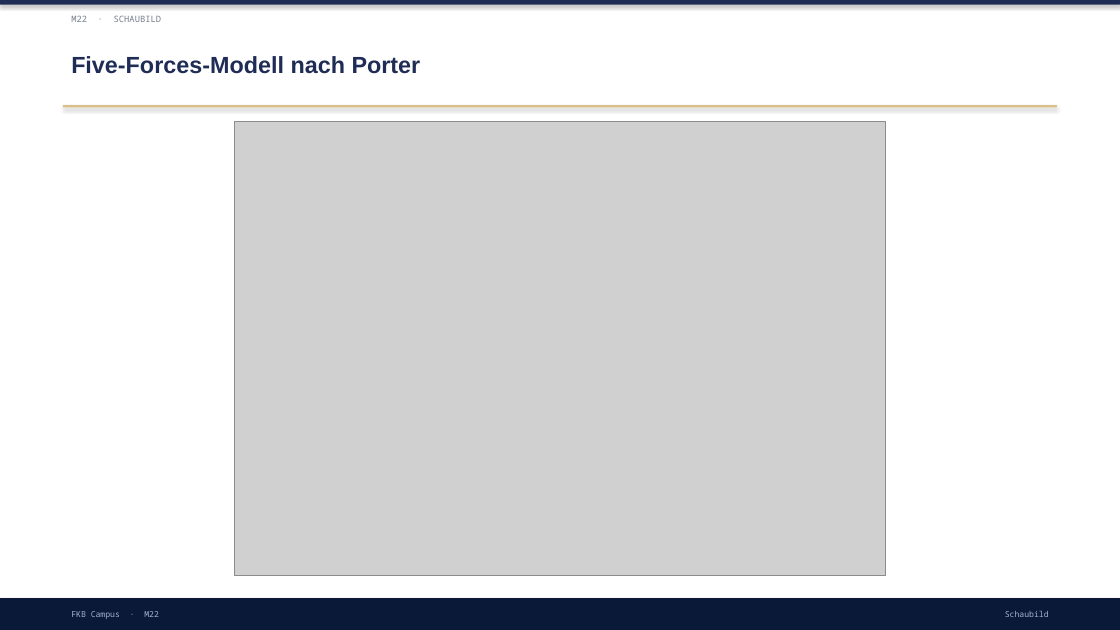
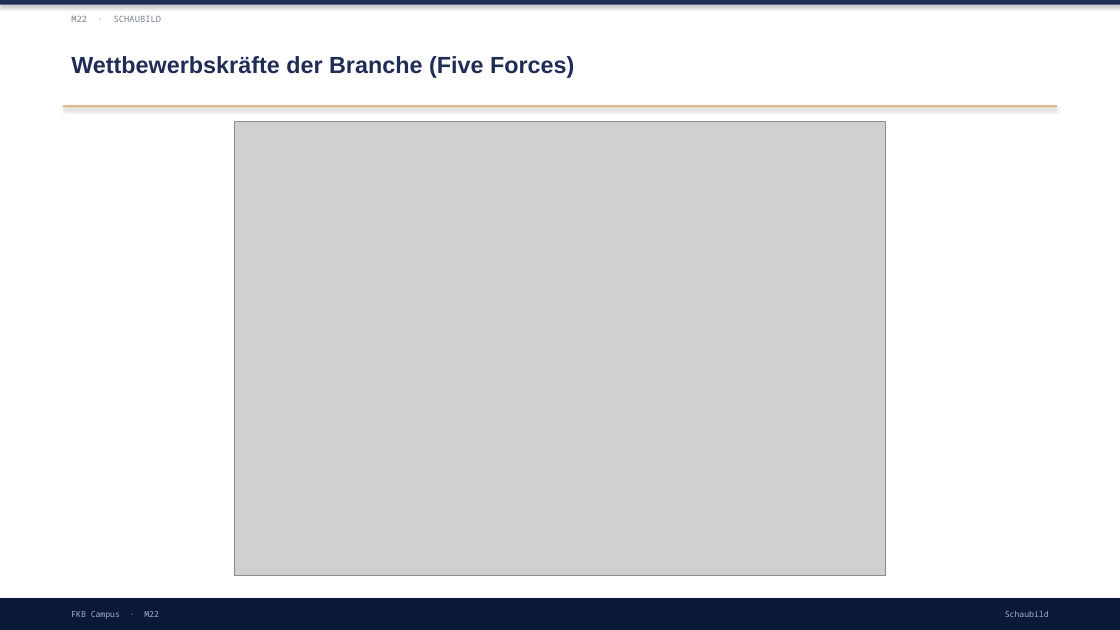
Before and after one commit to ck5rqc47pr-byte/firmenkundenakademie-online, a slide deck: slide 9 of protected-downloads/praesentation/M22.pptx (slide 8 before the commit). Drawn at 1120x630 pixels with LibreOffice and Linux fonts; fonts in the diff are those of the drawing; grey boxes stand for pictures. Boxes give left, top, right and bottom in pixels: in the first picture for what was removed or moved away, otherwise in the second. Text is boxed around its words. In the diff, an @@ line names an element or a change of style, - is before the commit and + after.

```diff
--- a/protected-downloads/praesentation/M22.pptx
+++ b/protected-downloads/praesentation/M22.pptx
@@ text at (71, 56, 574, 78): text changed @@
-Five-Forces-Modell nach Porter
+Wettbewerbskräfte der Branche (Five Forces)
```
Also in this commit, not shown: 10 other slides changed, 5 slides added, 3 slides removed, 1 other file.
